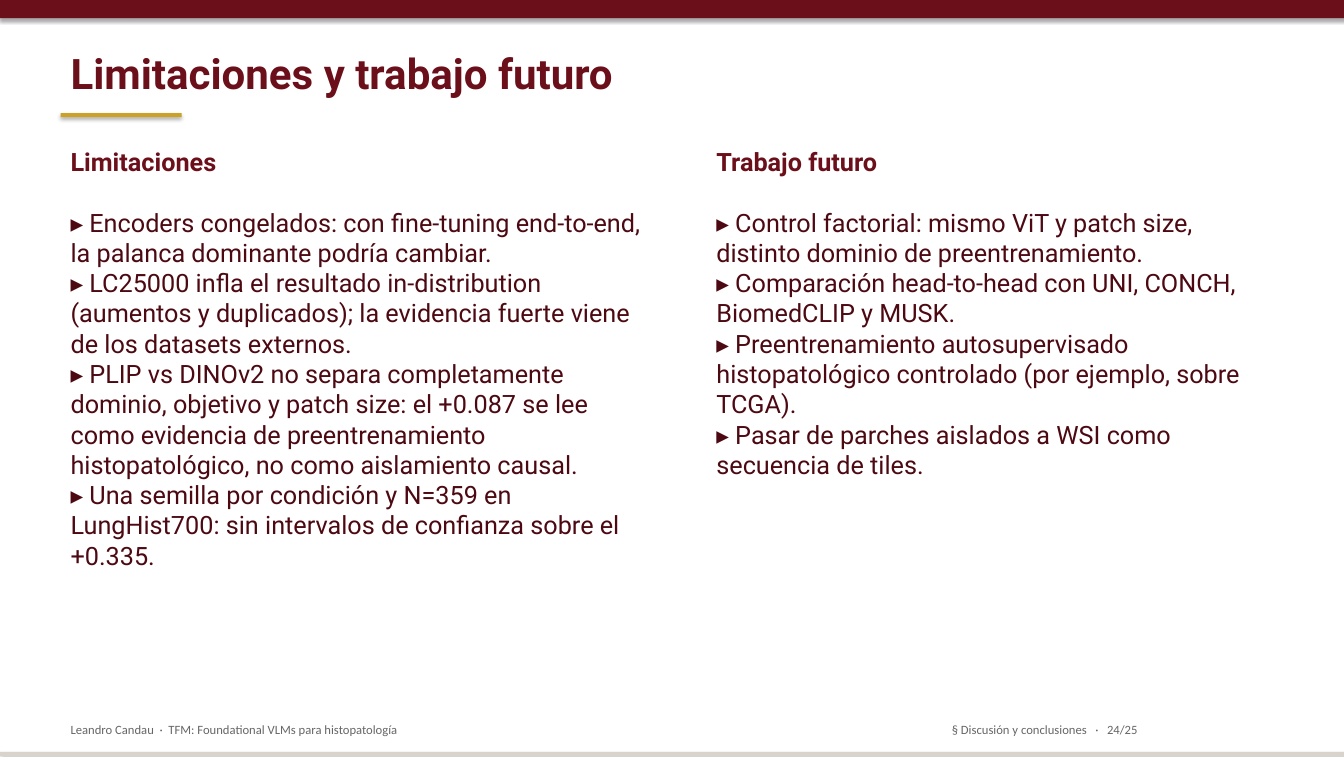
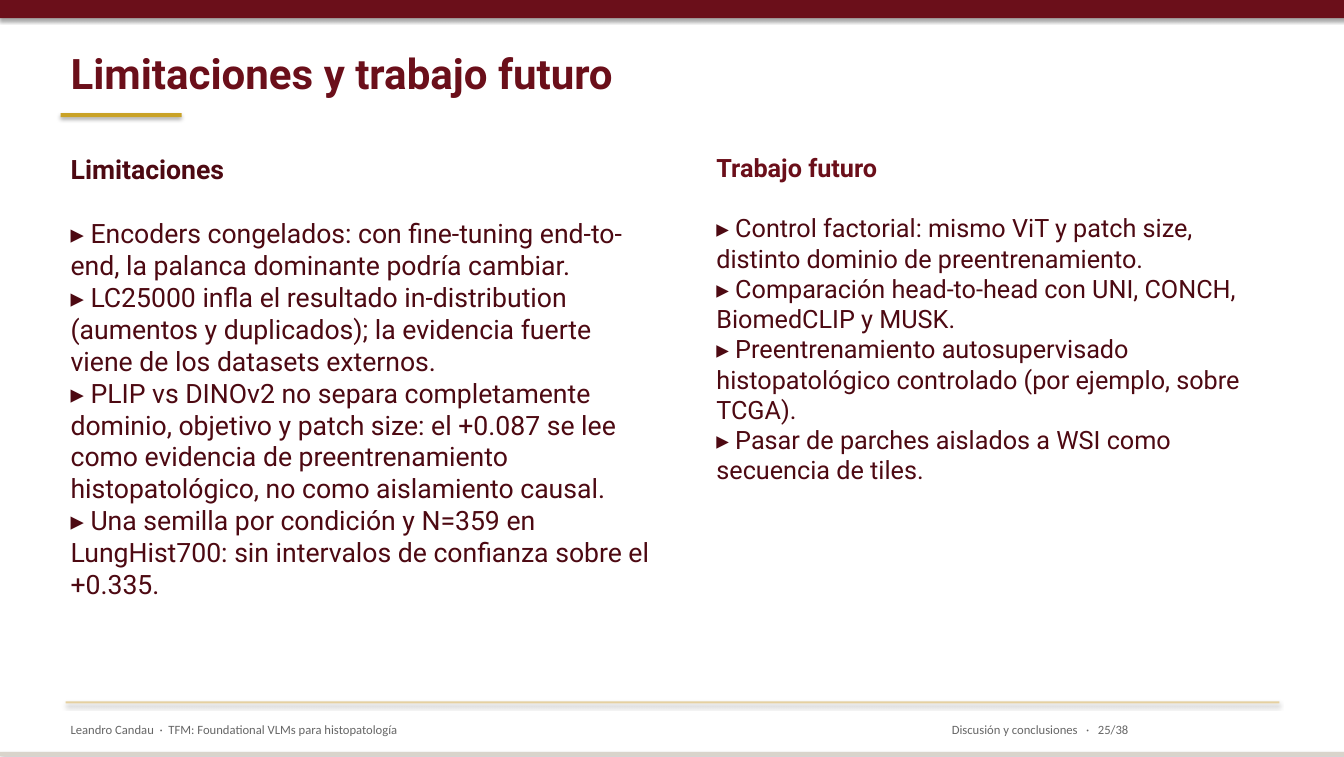
Before and after one commit to lcandau/histopathology-clip-lab, a slide deck: slide 25 of report/TFM_defense.pptx (slide 24 before the commit). Drawn at 1344x757 pixels with LibreOffice and Linux fonts; fonts in the diff are those of the drawing. Boxes give left, top, right and bottom in pixels: in the first picture for what was removed or moved away, otherwise in the second. Text is boxed around its words. In the diff, an @@ line names an element or a change of style, - is before the commit and + after.

```diff
--- a/report/TFM_defense.pptx
+++ b/report/TFM_defense.pptx
@@ text "Limitaciones" at (x1=71, y1=159, x2=649, y2=595): size 18 to 19 pt; text colour #6B0F1A to #4D0912 in "Limitaciones" @@
@@ text "Trabajo futuro" moved from (x1=716, y1=152, x2=1239, y2=475) to (x1=716, y1=158, x2=1239, y2=480) @@
@@ rectangle added at (x1=66, y1=701, x2=1279, y2=703), fill #E5D0A0 @@
@@ text at (x1=952, y1=725, x2=1128, y2=736): text changed @@
-§ Discusión y conclusiones · 24/25
+Discusión y conclusiones · 25/38
```
Also in this commit, not shown: 18 other slides changed, 14 slides added, 1 slide removed, 1 other file.
